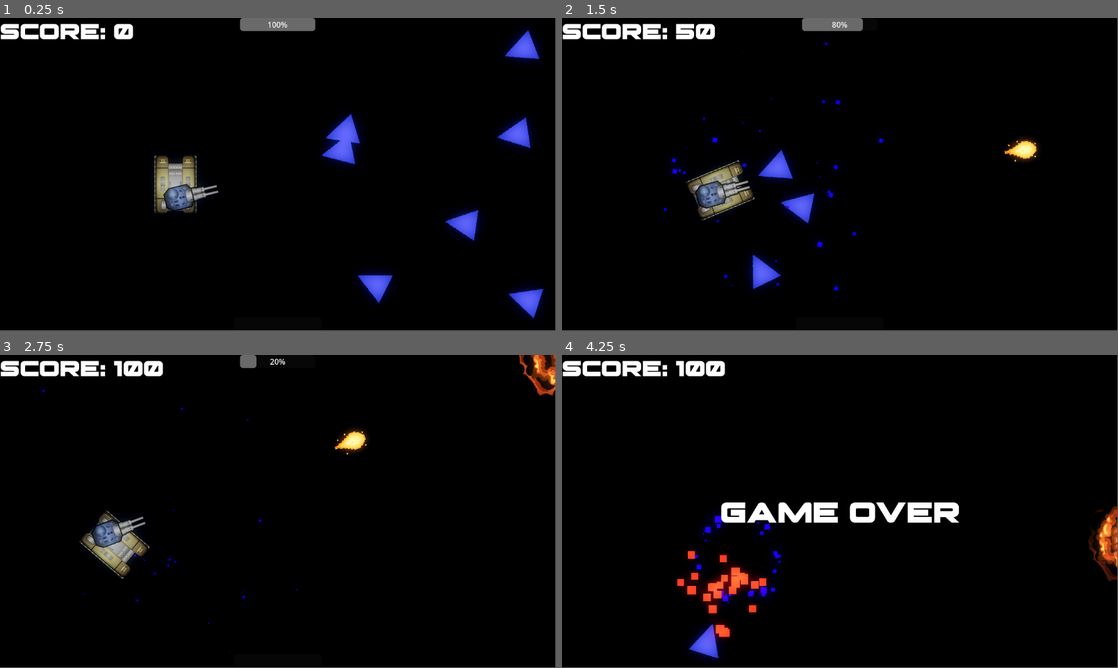
Above: before the commit, frames 1-4 (two rows, left to right).
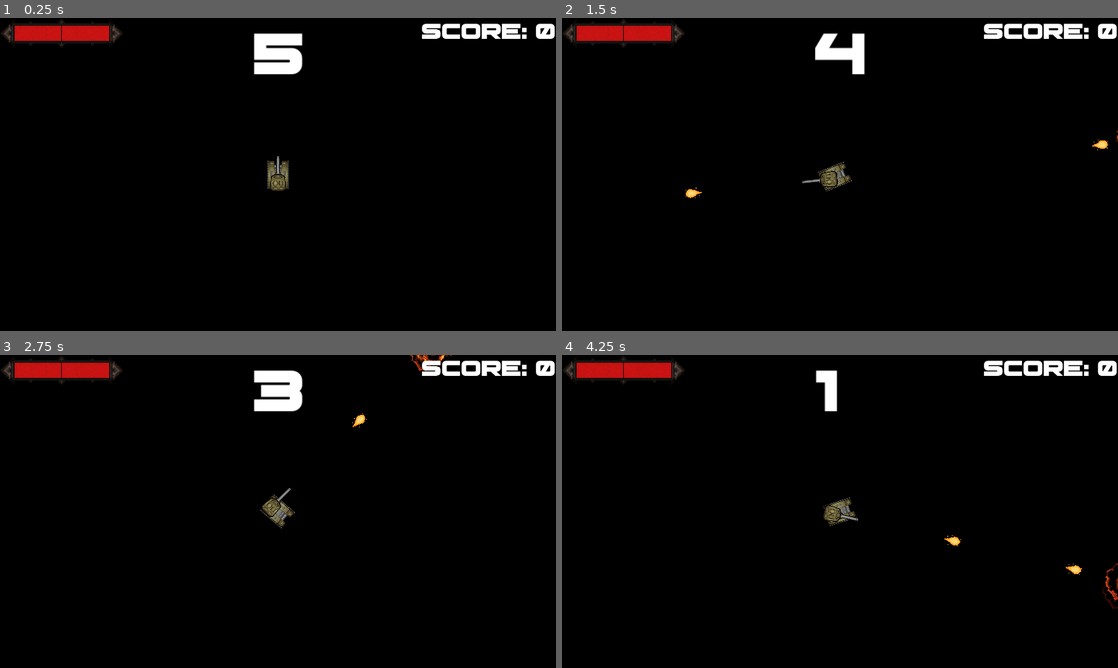
Above: after the commit, the same moments.

Repository: C1nemaclub/battletank
Game: Godot game, scene res://scenes/node.tscn
The game is run twice, just before and just after one commit, with the same random seed, the same clock (stepped at 60 frames per second) and the same inputs.
Inputs (mouse positions are in pixels of both pictures, inside the frame that each line leads up to):
- Up to frame 1 (0.25 s): no input
- Up to frame 2 (1.5 s): move the mouse to (962, 158) at 0.52 s; press the mouse at (962, 158) at 0.53 s; hold D (right) 0.53-1.28 s; move the mouse to (728, 190) at 1.27 s; release the mouse at (728, 190) at 1.28 s; hold S (down) from 1.28 s (still down); click (728, 190) at 1.35 s
- Up to frame 3 (2.75 s): move the mouse to (333, 442) at 2.02 s; release S (down) at 2.03 s; press the mouse at (333, 442) at 2.03 s; hold D (right) from 2.03 s (still down)
- Up to frame 4 (4.25 s): move the mouse to (812, 574) at 2.77 s; release D (right) at 2.78 s; release the mouse at (812, 574) at 2.78 s; hold W (up) 2.78-3.53 s; click (812, 574) at 2.85 s; move the mouse to (1006, 558) at 3.52 s; press the mouse at (1006, 558) at 3.53 s; hold A (left) from 3.53 s (still down)
In our replay, the window is 799x449 before the commit and 800x450 after it. These sizes can differ from the game's own. Grey fills any space a smaller window leaves; there, only what the larger window draws over its background counts as a difference.

The runs differ from the first frame. In frame 1, 8.7% of the frame differs, in the area x 0-100%, y 0-96%; in frame 2, 7.1%; in frame 3, 6.2%; in frame 4, 8.0%.

Commit message:
stuff

Diff:
--- a/default_bus_layout.tres
+++ b/default_bus_layout.tres
@@ -1,22 +1,15 @@
-[gd_resource type="AudioBusLayout" load_steps=4 format=3 uid="uid://khgtkpxexxow"]
-
-[sub_resource type="AudioEffectDistortion" id="AudioEffectDistortion_nhdlt"]
-resource_name = "Distortion"
+[gd_resource type="AudioBusLayout" load_steps=3 format=3 uid="uid://khgtkpxexxow"]
 
 [sub_resource type="AudioEffectPitchShift" id="AudioEffectPitchShift_ijh1q"]
 resource_name = "PitchShift"
 pitch_scale = 0.01
 
-[sub_resource type="AudioEffectCompressor" id="AudioEffectCompressor_nyu2p"]
-resource_name = "Compressor"
-threshold = -22.0
-ratio = 19.0
+[sub_resource type="AudioEffectReverb" id="AudioEffectReverb_0ry2v"]
+resource_name = "Reverb"
 
 [resource]
 bus/0/volume_db = 3.44248
-bus/0/effect/0/effect = SubResource("AudioEffectDistortion_nhdlt")
-bus/0/effect/0/enabled = false
-bus/0/effect/1/effect = SubResource("AudioEffectPitchShift_ijh1q")
+bus/0/effect/0/effect = SubResource("AudioEffectPitchShift_ijh1q")
+bus/0/effect/0/enabled = true
+bus/0/effect/1/effect = SubResource("AudioEffectReverb_0ry2v")
 bus/0/effect/1/enabled = true
-bus/0/effect/2/effect = SubResource("AudioEffectCompressor_nyu2p")
-bus/0/effect/2/enabled = false
--- a/project.godot
+++ b/project.godot
@@ -13,10 +13,13 @@
 config/name="Frid"
 run/main_scene="res://scenes/node.tscn"
 config/features=PackedStringArray("4.2", "Mobile")
+boot_splash/image="res://assets/enemy.png"
 config/icon="res://icon.svg"
 
 [display]
 
+window/size/mode=4
+window/stretch/mode="canvas_items"
 window/stretch/aspect="expand"
 
 [editor]
@@ -56,3 +59,4 @@
 [rendering]
 
 renderer/rendering_method="mobile"
+environment/defaults/default_clear_color=Color(0, 0, 0, 1)
--- /dev/null
+++ b/scenes/Camera2D.gd
@@ -0,0 +1,23 @@
+class_name PlayerCamera;
+extends Camera2D
+
+var randomStrenght: float = 15.0;
+var shakeFade: float = 50.0;
+var duration = 0.1;
+
+var rng = RandomNumberGenerator.new()
+
+var shake_strength: float = 0.0;
+
+
+func _process(delta):
+	if shake_strength > lerpf(shake_strength, 0,shakeFade * delta):
+		offset = randomOffset()
+		await get_tree().create_timer(duration).timeout
+		shake_strength = 0.0;
+
+func apply_shake(multiplier: float = 1.0):
+	shake_strength = randomStrenght * multiplier;
+
+func randomOffset() -> Vector2:
+	return Vector2(rng.randf_range(-shake_strength, shake_strength), rng.randf_range(-shake_strength, shake_strength));
--- a/scenes/death_explosion.tscn
+++ b/scenes/death_explosion.tscn
@@ -19,13 +19,13 @@
 [sub_resource type="ParticleProcessMaterial" id="ParticleProcessMaterial_ds8wr"]
 lifetime_randomness = 0.5
 particle_flag_disable_z = true
-angle_min = 180.0
-angle_max = 180.0
+angle_min = 350.0
+angle_max = 350.0
 directional_velocity_min = 0.0
 directional_velocity_max = 0.0
 directional_velocity_curve = SubResource("CurveXYZTexture_q0ntj")
-radial_velocity_min = 105.19
-radial_velocity_max = 752.81
+radial_velocity_min = 500.0
+radial_velocity_max = 500.0
 gravity = Vector3(0, 0, 0)
 scale_min = 15.0
 scale_max = 20.0
@@ -35,7 +35,7 @@
 [node name="GPUParticles2D" type="GPUParticles2D"]
 modulate = Color(1, 0, 0, 1)
 emitting = false
-amount = 25
+amount = 50
 process_material = SubResource("ParticleProcessMaterial_ds8wr")
 one_shot = true
 explosiveness = 1.0
--- a/scenes/enemy.gd
+++ b/scenes/enemy.gd
@@ -1,3 +1,4 @@
+class_name Enemy;
 extends Sprite2D
 
 signal death;
@@ -6,17 +7,9 @@
 @onready var gameManager = get_tree().get_root().get_node("GameManager")
 var t = 0.0;
 var speed = randf_range(0.05, 0.15);
+var damage: float = 20;
 
-# Called when the node enters the scene tree for the first time.
-func _ready():
-	print("man", gameManager)
-	pass # Replace with function body.
-
-
-# Called every frame. 'delta' is the elapsed time since the previous frame.
 func _process(delta):
-	#var something = get_tree().current_scene.get_node("Player")
-	#print(something.tank)
 	if(is_instance_valid(player)):
 		look_at(player.tank.global_position)
 		chase(delta)
@@ -37,13 +30,12 @@
 
 
 func _on_area_2d_area_entered(area):
-
 	if(area.is_in_group("player")):
 		explode()
 
 	if(area.is_in_group("bullet")):
 		queue_free()
-		#player.emitKill(50)
+		player.emitKill(50)
 		death.emit(50)
 		#gameManager.updateScore(50)
 
--- a/scenes/hud.gd
+++ b/scenes/hud.gd
@@ -1,5 +1,7 @@
+class_name GameHud;
 extends CanvasLayer
 
+signal reset_game;
 
 # Called when the node enters the scene tree for the first time.
 func _ready():
@@ -15,10 +17,24 @@
 
 func gameOver():
 	$GameOverLabel.visible = true
+	#$ResetButton.visible = true
 
 func _on_enemy_5_death():
 	pass # Replace with function body.
 
+func gameStart():
+	$GameOverLabel.visible = false
+	$ResetButton.visible = false
 
 func _on_player_on_kill():
 	pass # Replace with function body.
+
+func _on_button_pressed():
+	reset_game.emit()
+
+func updateCountdown(value):
+	$CountdownLabel.text = str(value);
+	if(value <= 0):
+		$CountdownLabel.text = "GO!"
+		await get_tree().create_timer(0.5).timeout
+		$CountdownLabel.visible = false
--- a/scenes/hud.tscn
+++ b/scenes/hud.tscn
@@ -8,8 +8,12 @@
 
 [node name="ScoreLabel" type="Label" parent="."]
 texture_filter = 1
-offset_right = 40.0
-offset_bottom = 23.0
+anchors_preset = 1
+anchor_left = 1.0
+anchor_right = 1.0
+offset_left = -280.0
+offset_bottom = 53.0
+grow_horizontal = 0
 theme_override_fonts/font = ExtResource("1_ovvde")
 theme_override_font_sizes/font_size = 48
 text = "Score: 0"
@@ -23,10 +27,10 @@
 anchor_top = 0.5
 anchor_right = 0.5
 anchor_bottom = 0.5
-offset_left = -46.0
-offset_top = -11.5
-offset_right = 46.0
-offset_bottom = 11.5
+offset_left = -246.0
+offset_top = -124.0
+offset_right = 251.0
+offset_bottom = -55.0
 grow_horizontal = 2
 grow_vertical = 2
 theme_override_fonts/font = ExtResource("1_ovvde")
@@ -34,3 +38,36 @@
 text = "GAME OVER"
 horizontal_alignment = 1
 vertical_alignment = 1
+
+[node name="ResetButton" type="Button" parent="."]
+visible = false
+anchors_preset = 7
+anchor_left = 0.5
+anchor_top = 1.0
+anchor_right = 0.5
+anchor_bottom = 1.0
+offset_left = -183.0
+offset_top = -329.0
+offset_right = 208.0
+offset_bottom = -252.0
+grow_horizontal = 2
+grow_vertical = 0
+theme_override_fonts/font = ExtResource("1_ovvde")
+theme_override_font_sizes/font_size = 64
+text = "Restart
+"
+flat = true
+
+[node name="CountdownLabel" type="Label" parent="."]
+anchors_preset = 5
+anchor_left = 0.5
+anchor_right = 0.5
+offset_left = -54.5
+offset_right = 54.5
+offset_bottom = 138.0
+grow_horizontal = 2
+theme_override_fonts/font = ExtResource("1_ovvde")
+theme_override_font_sizes/font_size = 128
+text = "5"
+
+[connection signal="pressed" from="ResetButton" to="." method="_on_button_pressed"]
--- a/scenes/node.tscn
+++ b/scenes/node.tscn
@@ -1,6 +1,5 @@
-[gd_scene load_steps=7 format=3 uid="uid://fyequ4f1aquu"]
+[gd_scene load_steps=6 format=3 uid="uid://fyequ4f1aquu"]
 
-[ext_resource type="PackedScene" uid="uid://6wwegs823pqd" path="res://scenes/death_explosion.tscn" id="2_h70uo"]
 [ext_resource type="PackedScene" uid="uid://sfvxdg5pvsmx" path="res://scenes/enemy.tscn" id="3_b1hlc"]
 [ext_resource type="PackedScene" uid="uid://d4erfgrh6cxdl" path="res://scenes/hud.tscn" id="4_fmv27"]
 [ext_resource type="PackedScene" uid="uid://brnn110syfndy" path="res://scenes/player.tscn" id="4_ghxac"]
@@ -12,35 +11,42 @@
 
 @onready var main_gun = $Node2D/MainGun
 @export var enemyTriangle: PackedScene;
+@export var player: PackedScene;
+@export var countdownSeconds: float = 5.0;
 var score = 0;
 var can_spawn = true
-var is_game_live = true;
+var is_game_live = false;
+var enemy_quantity = 2;
 # Called when the node enters the scene tree for the first time.
 func _ready():
+	$CountdownTimer.connect(\"timeout\", onTimerCountdown)
 	var enemy = get_node(\"Enemy\")
 	if (!is_instance_valid(enemyTriangle)):
 		print(\"No instance selected\")
-	pass # Replace with function body.
 
+func onTimerCountdown():
+	countdownSeconds -= 1.0;
+	$HUD.updateCountdown(countdownSeconds);
+	if(countdownSeconds <= 0):
+		$CountdownTimer.disconnect(\"timeout\", onTimerCountdown);
+		is_game_live = true
 
 # Called every frame. 'delta' is the elapsed time since the previous frame.
 func _process(delta):
 	if(!can_spawn or !is_game_live):
 		return;
 
-	spawnEnemy()
+	for x in enemy_quantity:
+		spawnEnemy()
 
 	can_spawn = false;
 	await get_tree().create_timer(1).timeout
 	can_spawn = true
 
 
-
-
 func _on_area_2d_2_body_entered(body):
 	print(\"body\", body)
 	pass # Replace with function body.
-
 
 
 func _on_area_2d_2_area_entered(area):
@@ -58,6 +64,16 @@
 func enemyDeath(points):
 	updateScore(points)
 
+func reset():
+	score = 0
+	updateScore(score)
+
+	var _player = player.instantiate()
+	_player.global_position = Vector2(500, 500)
+	add_child(_player)
+	is_game_live = true;
+	$HUD.gameStart()
+
 
 func _on_player_on_kill(killPoints):
 	score += killPoints;
@@ -71,39 +87,54 @@
 func _on_player_player_death():
 	is_game_live = false;
 	$HUD.gameOver()
+
+func _on_hud_reset_game():
+	self.reset()
+
 "
 
 [sub_resource type="Environment" id="Environment_5a1tr"]
 background_mode = 3
 tonemap_mode = 3
+ssao_radius = 14.02
 glow_enabled = true
-glow_levels/1 = 7.37
+glow_levels/1 = 16.0
 glow_levels/2 = 5.18
-glow_levels/3 = 10.2
-glow_levels/4 = 5.75
-glow_levels/5 = 5.79
-glow_intensity = 0.73
+glow_levels/3 = 0.0
+glow_levels/4 = 6.12
+glow_levels/5 = 4.29
+glow_levels/6 = 4.06
+glow_levels/7 = 6.36
+glow_intensity = 0.54
 glow_strength = 0.76
 glow_blend_mode = 0
-glow_hdr_threshold = 0.13
-glow_hdr_scale = 0.01
-glow_hdr_luminance_cap = 49.77
-glow_map_strength = 0.42
+glow_hdr_threshold = 0.18
+glow_hdr_scale = 0.11
+glow_hdr_luminance_cap = 64.06
+glow_map_strength = 0.33
 fog_enabled = true
 fog_light_color = Color(0.690196, 0.521569, 0.0823529, 1)
-fog_sun_scatter = 1.15
+fog_light_energy = 4.34
+fog_sun_scatter = 12.05
 fog_density = 0.401
 fog_sky_affect = 0.41
+fog_height = 38.1
 
 [node name="GameManager" type="Node"]
 script = SubResource("GDScript_resip")
 enemyTriangle = ExtResource("3_b1hlc")
+player = ExtResource("4_ghxac")
 
 [node name="ColorRect" type="ColorRect" parent="."]
+visible = false
 modulate = Color(0.34902, 0.34902, 0.34902, 1)
 anchors_preset = 15
 anchor_right = 1.0
 anchor_bottom = 1.0
+offset_left = -866.0
+offset_top = -642.0
+offset_right = 690.0
+offset_bottom = 528.0
 grow_horizontal = 2
 grow_vertical = 2
 color = Color(0.054902, 0.133333, 0.223529, 1)
@@ -112,31 +143,14 @@
 environment = SubResource("Environment_5a1tr")
 
 [node name="Player" parent="." instance=ExtResource("4_ghxac")]
-position = Vector2(364, 343)
-death_explosion = ExtResource("2_h70uo")
+position = Vector2(500, 341)
 MOVE_SPEED = 3
-
-[node name="Enemy" parent="." instance=ExtResource("3_b1hlc")]
-position = Vector2(1125, 595)
-rotation = 3.14159
-
-[node name="Enemy2" parent="." instance=ExtResource("3_b1hlc")]
-position = Vector2(1125, 48)
-rotation = 3.14159
-
-[node name="Enemy3" parent="." instance=ExtResource("3_b1hlc")]
-position = Vector2(1001, 432)
-
-[node name="Enemy4" parent="." instance=ExtResource("3_b1hlc")]
-position = Vector2(733, 231)
-
-[node name="Enemy5" parent="." instance=ExtResource("3_b1hlc")]
-position = Vector2(819, 572)
-
-[node name="Enemy6" parent="." instance=ExtResource("3_b1hlc")]
-position = Vector2(1108, 236)
 
 [node name="HUD" parent="." instance=ExtResource("4_fmv27")]
 
+[node name="CountdownTimer" type="Timer" parent="."]
+autostart = true
+
 [connection signal="onKill" from="Player" to="." method="_on_player_on_kill"]
 [connection signal="playerDeath" from="Player" to="." method="_on_player_player_death"]
+[connection signal="reset_game" from="HUD" to="." method="_on_hud_reset_game"]
--- a/scenes/player.gd
+++ b/scenes/player.gd
@@ -13,8 +13,6 @@
 @onready var animation_player = %AnimationPlayer
 @onready var tank = $Tank
 
-
-# Called when the node enters the scene tree for the first time.
 func _ready():
 	tank.MOVE_SPEED = MOVE_SPEED;
 
@@ -29,6 +27,7 @@
 
 func _on_health_component_health_changed(old_value, new_value):
 	health_bar.value = new_value;
+	$CanvasLayer/HealthB.value = new_value;
 	animation_player.play("hit")
 
 
@@ -40,9 +39,13 @@
 	if area.is_in_group("bullet") and !area.is_in_group("friendly"):
 		Health.takeDamage(20)
 	if area.is_in_group("enemy"):
-		Health.takeDamage(20)
+		var enemy: Enemy = area.get_parent();
+		Health.takeDamage(enemy.damage)
+		$Tank/Camera2D.apply_shake()
+
 
 func explode():
+	Engine.time_scale = 0.1;
 	var explosion = death_explosion.instantiate();
 	explosion.global_position = tank.global_position;
 	explosion.rotation = tank.global_rotation;
@@ -52,3 +55,9 @@
 
 func emitKill(score: int):
 	onKill.emit(score)
+	$Tank/Camera2D.apply_shake()
+
+func slowMo(duration: float = 0.5, strength: float = 0.5):
+	Engine.time_scale = strength;
+	await get_tree().create_timer(duration).timeout;
+	Engine.time_scale = 1.0;
--- a/scenes/player.tscn
+++ b/scenes/player.tscn
@@ -1,14 +1,19 @@
-[gd_scene load_steps=13 format=3 uid="uid://brnn110syfndy"]
+[gd_scene load_steps=18 format=3 uid="uid://brnn110syfndy"]
 
 [ext_resource type="Script" path="res://scenes/player.gd" id="1_8bhti"]
 [ext_resource type="Texture2D" uid="uid://bydfxox533j4j" path="res://assets/Hull_01.png" id="1_lei3t"]
 [ext_resource type="Script" path="res://scenes/tank.gd" id="2_gdv81"]
 [ext_resource type="Texture2D" uid="uid://b0c8qbebowob1" path="res://assets/Track_1_A.png" id="2_nq768"]
+[ext_resource type="PackedScene" uid="uid://6wwegs823pqd" path="res://scenes/death_explosion.tscn" id="2_ukw48"]
 [ext_resource type="Texture2D" uid="uid://c5dgy54pw5ce1" path="res://assets/Gun_01.png" id="3_jj67p"]
 [ext_resource type="Script" path="res://scenes/player_gun.gd" id="4_dfy54"]
 [ext_resource type="PackedScene" uid="uid://bp55dfjm4lc8" path="res://scenes/Progress.tscn" id="6_10d37"]
+[ext_resource type="Script" path="res://scenes/Camera2D.gd" id="9_i2f2j"]
 [ext_resource type="PackedScene" uid="uid://sbd0lmlaar6" path="res://healthcomponent.tscn" id="9_mesrs"]
+[ext_resource type="Texture2D" uid="uid://dlpnlf8hbosxh" path="res://assets/health_bar/enemy_health_bar_background_000.png" id="10_i84d0"]
 [ext_resource type="PackedScene" uid="uid://dekd87ku5lc0m" path="res://scenes/main_gun.tscn" id="10_u74a6"]
+[ext_resource type="Texture2D" uid="uid://db8fjan82psbl" path="res://assets/health_bar/enemy_health_bar_foreground_000.png" id="11_xv5aw"]
+[ext_resource type="Texture2D" uid="uid://lg6y71sh11lh" path="res://assets/health_bar/enemy_health_bar_000.png" id="12_1c2o6"]
 
 [sub_resource type="RectangleShape2D" id="RectangleShape2D_w1k40"]
 size = Vector2(91, 126)
@@ -38,6 +43,7 @@
 modulate = Color(0.721569, 0.721569, 0.721569, 1)
 script = ExtResource("1_8bhti")
 Health = NodePath("HealthComponent")
+death_explosion = ExtResource("2_ukw48")
 main_gun = NodePath("Tank/MainGun")
 
 [node name="Tank" type="Sprite2D" parent="." groups=["player"]]
@@ -73,9 +79,10 @@
 [node name="MainGun" parent="Tank" instance=ExtResource("10_u74a6")]
 position = Vector2(0, 64)
 scale = Vector2(1.4, 1.4)
+texture = ExtResource("3_jj67p")
 offset = Vector2(0, -50)
 FIRE_RATE = 0.1
-bullet_speed = 5000
+bullet_speed = 4500
 
 [node name="Area2D" type="Area2D" parent="Tank" groups=["player"]]
 scale = Vector2(2, 2)
@@ -85,12 +92,19 @@
 position = Vector2(-0.5, 2)
 shape = SubResource("RectangleShape2D_w1k40")
 
+[node name="Camera2D" type="Camera2D" parent="Tank"]
+unique_name_in_owner = true
+zoom = Vector2(0.5, 0.5)
+position_smoothing_enabled = true
+script = ExtResource("9_i2f2j")
+
 [node name="HealthComponent" parent="." instance=ExtResource("9_mesrs")]
 
 [node name="CanvasLayer" type="CanvasLayer" parent="."]
 
 [node name="ProgressBar" parent="CanvasLayer" instance=ExtResource("6_10d37")]
 unique_name_in_owner = true
+visible = false
 anchors_preset = 7
 anchor_left = 0.5
 anchor_top = 1.0
@@ -104,6 +118,7 @@
 grow_vertical = 0
 
 [node name="HealthBar" type="ProgressBar" parent="CanvasLayer"]
+visible = false
 anchors_preset = 5
 anchor_left = 0.5
 anchor_right = 0.5
@@ -112,6 +127,17 @@
 offset_bottom = 27.0
 grow_horizontal = 2
 value = 100.0
+
+[node name="HealthB" type="TextureProgressBar" parent="CanvasLayer"]
+unique_name_in_owner = true
+texture_filter = 1
+offset_right = 256.0
+offset_bottom = 64.0
+tooltip_text = "Health"
+value = 100.0
+texture_under = ExtResource("10_i84d0")
+texture_over = ExtResource("11_xv5aw")
+texture_progress = ExtResource("12_1c2o6")
 
 [node name="AnimationPlayer" type="AnimationPlayer" parent="."]
 unique_name_in_owner = true
Binary file added: assets/health_bar/enemy_health_bar_000.png
Not shown, added: assets/health_bar/enemy_health_bar_000.png.import
Binary file added: assets/health_bar/enemy_health_bar_background_000.png
Not shown, added: assets/health_bar/enemy_health_bar_background_000.png.import
Binary file added: assets/health_bar/enemy_health_bar_foreground_000.png
Not shown, added: assets/health_bar/enemy_health_bar_foreground_000.png.import
